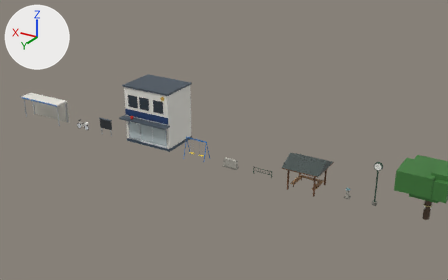
One commit to the glTF model public/models/buildings/places.glb: the scene before it, then after it.
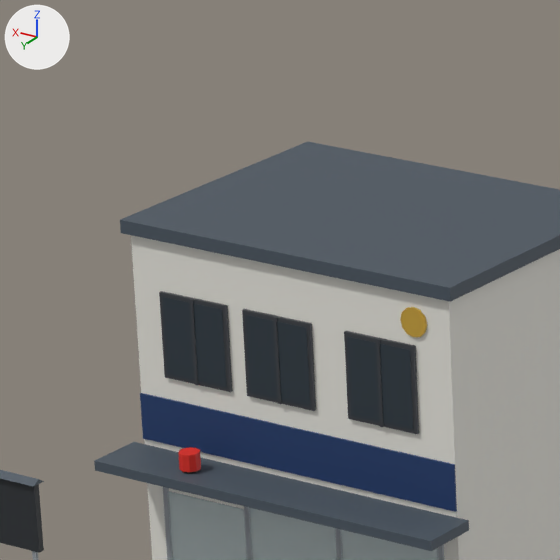
Each version appears first from a 50 mm camera at (23.57, 48.14, 26.87) aimed at (55.14, -4.47, 0.56), and next in a close-up on the part from 24% to 41% of the width and 20% to 47% of the height. Lighting does not change. The marker at upper left points along +X, +Y and +Z. The first two pictures are the older version. Where no turn or scale is listed for an object, it has been applied to the vertices. Vertices at exactly the same position are counted once.

Objects in the first close-up: 'places_koban_body', 'places_mapboard_body'.
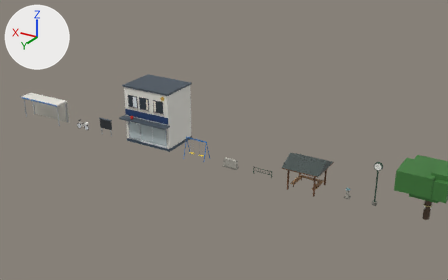
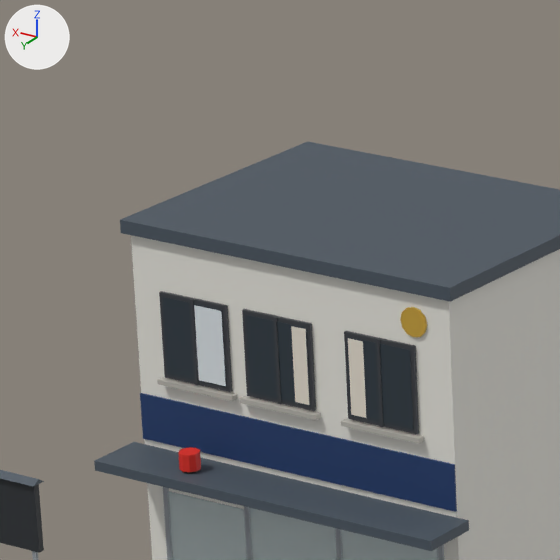
Where the change shows, as pixel boxes (x1, y1, x2, y2) in the close-ups (560 x 560 px):
```json
{"part": 1, "of": "me_places_koban_body", "change": "added", "after": [341, 419, 424, 443]}
{"part": 2, "of": "me_places_koban_body", "change": "added", "after": [348, 338, 366, 418]}
{"part": 3, "of": "me_places_koban_body", "change": "added", "after": [240, 396, 321, 420]}
{"part": 4, "of": "me_places_koban_body", "change": "added", "after": [291, 326, 309, 405]}
{"part": 5, "of": "me_places_koban_body", "change": "added", "after": [157, 377, 237, 401]}
{"part": 6, "of": "me_places_koban_body", "change": "added", "after": [194, 305, 226, 386]}
{"part": 7, "of": "me_places_koban_body", "change": "edited", "before": [245, 315, 311, 406], "after": [245, 315, 311, 406], "on screen": "looks the same"}
{"part": 8, "of": "me_places_koban_body", "change": "edited", "before": [162, 297, 227, 388], "after": [162, 297, 227, 388], "on screen": "looks the same"}
```

The change, as JSON lines over the scene's bpy script:
```json
{"block": "me_places_koban_body", "where": "# used by ob_places_koban_body; location = (61.95, 0.0, 0.0)"}
{"op": "remove", "block": "me_places_koban_body", "code": "me_places_koban_body.from_pydata(...)  # 271 vertices, 428 faces; spans x -3.0..3.0, y -4.3..0.9, z 0.0..6.4"}
{"op": "add", "block": "me_places_koban_body", "code": "me_places_koban_body.from_pydata(...)  # 319 vertices, 500 faces; spans x -3.0..3.0, y -4.3..0.9, z 0.0..6.4"}
{"block": "me_places_koban_body", "change": "me_places_koban_body part 1: a new loose piece, a box spanning x -2.28..-0.92, y 0.0..0.12, z 4.0..4.07, in mat_paint"}
{"block": "me_places_koban_body", "change": "me_places_koban_body part 2: a new loose piece, a box spanning x -1.3317..-1.07, y 0.061..0.063, z 4.18..5.32, in mat_paint"}
{"block": "me_places_koban_body", "change": "me_places_koban_body part 3: a new loose piece, a box spanning x -0.48..0.88, y 0.0..0.12, z 4.0..4.07, in mat_paint"}
{"block": "me_places_koban_body", "change": "me_places_koban_body part 4: a new loose piece, a box spanning x -0.33..-0.0788, y 0.061..0.063, z 4.18..5.32, in mat_paint"}
{"block": "me_places_koban_body", "change": "me_places_koban_body part 5: a new loose piece, a box spanning x 1.02..2.38, y 0.0..0.12, z 4.0..4.07, in mat_paint"}
{"block": "me_places_koban_body", "change": "me_places_koban_body part 6: a new loose piece, a box spanning x 1.17..1.6581, y 0.061..0.063, z 4.18..5.32, in mat_paint"}
{"block": "me_places_koban_body", "change": "me_places_koban_body part 7: 12 faces spanning x -0.34..0.74, y 0.05..0.06, z 4.16..5.34 switch from mat_windowlit to mat_window"}
{"block": "me_places_koban_body", "change": "me_places_koban_body part 8: 12 faces spanning x 1.16..2.24, y 0.05..0.06, z 4.16..5.34 switch from mat_window to mat_windowlit"}
```
